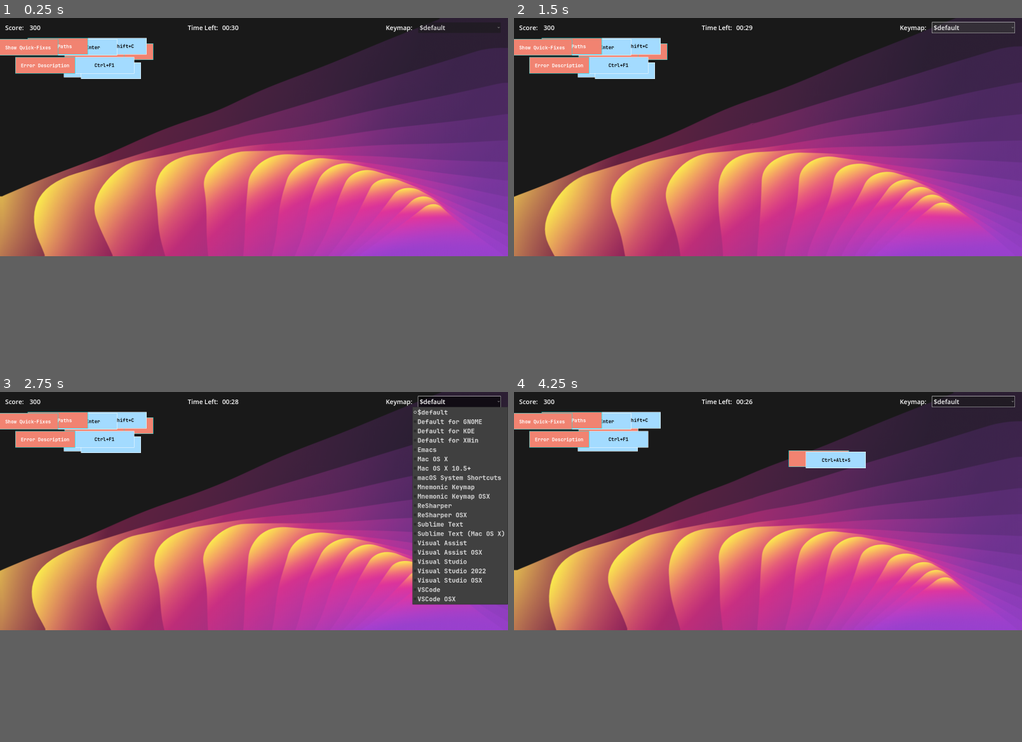
Above: before the commit, frames 1-4 (two rows, left to right).
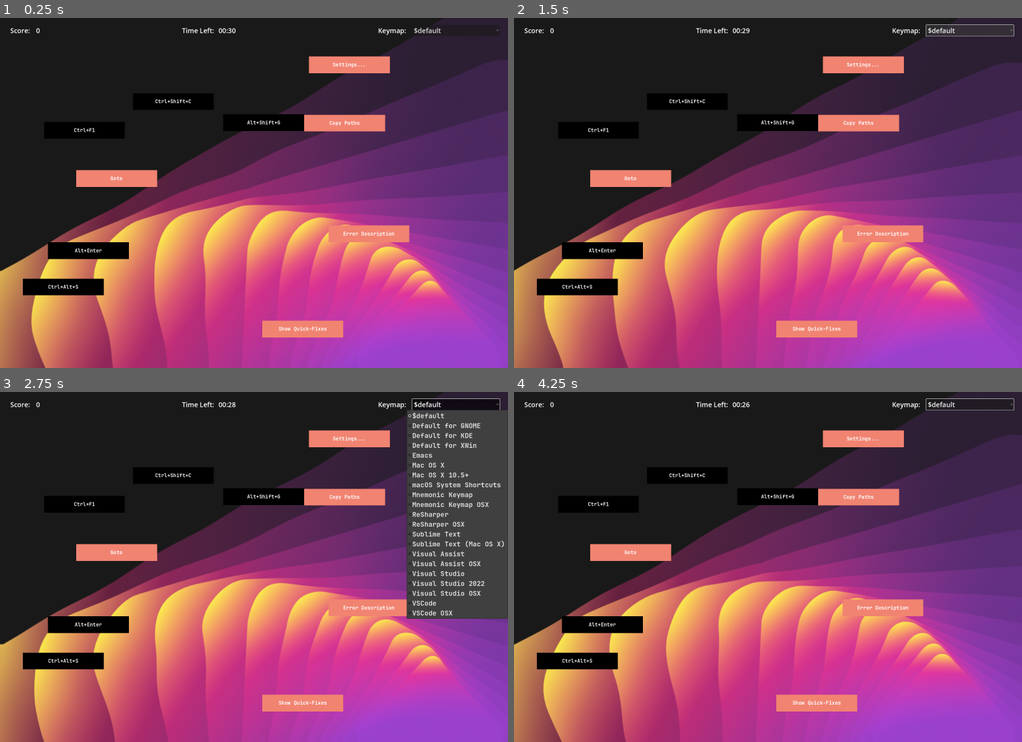
Above: after the commit, the same moments.

Repository: khalidabuhakmeh/godot-drag-drop-quiz
Game: Godot game, scene res://scenes/main.tscn
Same seed, same stepped clock (60 frames per second), same inputs: the game is played once before the commit and once after it.
Inputs (mouse positions are in pixels of both pictures, inside the frame that each line leads up to):
- Up to frame 1 (0.25 s): no input
- Up to frame 2 (1.5 s): click "$default" at 0.5 s; click "$default" at 1.25 s
- Up to frame 3 (2.75 s): click "$default" at 2 s
- Up to frame 4 (4.25 s): drag from (635, 427) to (818, 458) at 2.77 s; drag from (605, 444) to (818, 458) at 3.52 s
The window is 800x375 before the commit and 800x551 after it. Grey fills any space a smaller window leaves; there, only what the larger window draws over its background counts as a difference.

The runs differ from the first frame. In frame 1, 70% of the frame differs, in the area x 0-100%, y 0-100%; in frame 2, 70%; in frame 3, 68%; in frame 4, 74%.

Commit message:
Add Web Export Configuration

Diff:
--- a/project.godot
+++ b/project.godot
@@ -20,10 +20,11 @@
 
 [display]
 
-window/size/viewport_width=2560
-window/size/viewport_height=1200
+window/size/viewport_width=2420
+window/size/viewport_height=1668
 window/size/resizable=false
-window/stretch/mode="canvas_items"
+window/stretch/mode="viewport"
+window/stretch/aspect="keep_width"
 window/stretch/scale_mode="integer"
 
 [dotnet]
--- a/scenes/main.tscn
+++ b/scenes/main.tscn
@@ -22,119 +22,123 @@
 script = ExtResource("1_ihc1s")
 round_time = 31
 
-[node name="TextureRect" type="TextureRect" parent="."]
+[node name="CanvasLayer" type="CanvasLayer" parent="."]
+
+[node name="TextureRect" type="TextureRect" parent="CanvasLayer"]
 offset_left = -50.0
 offset_top = -34.0
-offset_right = 2589.0
-offset_bottom = 1257.0
+offset_right = 2443.0
+offset_bottom = 1682.0
 texture = ExtResource("2_vxtkt")
 
-[node name="ColorRect" type="ColorRect" parent="."]
+[node name="ColorRect" type="ColorRect" parent="CanvasLayer"]
 material = SubResource("ShaderMaterial_61kt0")
-offset_left = -340.0
-offset_top = -310.0
-offset_right = 2742.0
-offset_bottom = 1381.0
+offset_left = -78.0
+offset_top = -54.0
+offset_right = 2440.0
+offset_bottom = 1687.0
 
-[node name="MarginContainer" type="MarginContainer" parent="."]
+[node name="MarginContainer" type="MarginContainer" parent="CanvasLayer"]
 anchors_preset = 10
 anchor_right = 1.0
-offset_left = 26.0
-offset_top = 22.0
-offset_right = 2524.0
-offset_bottom = 67.0
+offset_left = 49.0
+offset_top = 33.0
+offset_right = -39.0
+offset_bottom = 100.0
 grow_horizontal = 2
 metadata/_edit_group_ = true
 
-[node name="HFlowContainer" type="HFlowContainer" parent="MarginContainer"]
+[node name="HFlowContainer" type="HFlowContainer" parent="CanvasLayer/MarginContainer"]
 layout_mode = 2
+alignment = 1
 
-[node name="ScoreContainer" type="HBoxContainer" parent="MarginContainer/HFlowContainer"]
+[node name="ScoreContainer" type="HBoxContainer" parent="CanvasLayer/MarginContainer/HFlowContainer"]
 layout_mode = 2
 size_flags_horizontal = 3
 
-[node name="Label" type="Label" parent="MarginContainer/HFlowContainer/ScoreContainer"]
+[node name="Label" type="Label" parent="CanvasLayer/MarginContainer/HFlowContainer/ScoreContainer"]
 layout_mode = 2
 theme_override_font_sizes/font_size = 32
 text = "Score:   "
 metadata/_edit_use_anchors_ = true
 
-[node name="Value" type="Label" parent="MarginContainer/HFlowContainer/ScoreContainer"]
+[node name="Value" type="Label" parent="CanvasLayer/MarginContainer/HFlowContainer/ScoreContainer"]
 layout_mode = 2
 theme_override_font_sizes/font_size = 32
 metadata/_edit_use_anchors_ = true
 
-[node name="CountdownContainer" type="HBoxContainer" parent="MarginContainer/HFlowContainer"]
+[node name="CountdownContainer" type="HBoxContainer" parent="CanvasLayer/MarginContainer/HFlowContainer"]
 layout_mode = 2
 size_flags_horizontal = 3
 alignment = 1
 
-[node name="Label" type="Label" parent="MarginContainer/HFlowContainer/CountdownContainer"]
+[node name="Label" type="Label" parent="CanvasLayer/MarginContainer/HFlowContainer/CountdownContainer"]
 layout_mode = 2
 theme_override_font_sizes/font_size = 32
 text = "Time Left:  "
 metadata/_edit_use_anchors_ = true
 
-[node name="Value" type="Label" parent="MarginContainer/HFlowContainer/CountdownContainer"]
+[node name="Value" type="Label" parent="CanvasLayer/MarginContainer/HFlowContainer/CountdownContainer"]
 layout_mode = 2
 theme_override_font_sizes/font_size = 32
 metadata/_edit_use_anchors_ = true
 
-[node name="KeymapContainer" type="HBoxContainer" parent="MarginContainer/HFlowContainer"]
+[node name="KeymapContainer" type="HBoxContainer" parent="CanvasLayer/MarginContainer/HFlowContainer"]
 layout_mode = 2
-size_flags_horizontal = 10
+size_flags_horizontal = 3
+alignment = 2
 
-[node name="Label" type="Label" parent="MarginContainer/HFlowContainer/KeymapContainer"]
+[node name="Label" type="Label" parent="CanvasLayer/MarginContainer/HFlowContainer/KeymapContainer"]
 layout_mode = 2
 theme_override_font_sizes/font_size = 32
 text = "Keymap:   "
 metadata/_edit_use_anchors_ = true
 
-[node name="OptionButton" type="OptionButton" parent="MarginContainer/HFlowContainer/KeymapContainer"]
+[node name="OptionButton" type="OptionButton" parent="CanvasLayer/MarginContainer/HFlowContainer/KeymapContainer"]
 layout_mode = 2
 theme = SubResource("Theme_57xqa")
 allow_reselect = true
 
-[node name="EndScreen" type="Control" parent="."]
+[node name="EndScreen" type="Control" parent="CanvasLayer"]
 top_level = true
 layout_mode = 3
 anchors_preset = 0
-offset_right = 2563.0
-offset_bottom = 1210.0
+offset_right = 2760.0
+offset_bottom = 2067.0
 script = ExtResource("4_hcn2u")
 
-[node name="ColorRect2" type="ColorRect" parent="EndScreen"]
+[node name="ColorRect2" type="ColorRect" parent="CanvasLayer/EndScreen"]
 layout_mode = 1
 anchors_preset = 8
 anchor_left = 0.5
 anchor_top = 0.5
 anchor_right = 0.5
 anchor_bottom = 0.5
-offset_left = -1281.5
-offset_top = -600.0
-offset_right = 1281.5
-offset_bottom = 600.0
+offset_left = -1395.0
+offset_top = -1031.5
+offset_right = 1064.0
+offset_bottom = 648.5
 grow_horizontal = 2
 grow_vertical = 2
 size_flags_vertical = 3
 color = Color(0.0509804, 0.0196078, 0.0352941, 0.6)
 
-[node name="VBoxContainer" type="VBoxContainer" parent="EndScreen"]
+[node name="VBoxContainer" type="VBoxContainer" parent="CanvasLayer/EndScreen"]
 layout_mode = 1
 anchors_preset = 8
 anchor_left = 0.5
 anchor_top = 0.5
 anchor_right = 0.5
 anchor_bottom = 0.5
-offset_left = -1276.5
-offset_top = -598.0
-offset_right = 1276.5
-offset_bottom = 598.0
+offset_left = -1376.0
+offset_top = -1026.5
+offset_right = 1039.0
+offset_bottom = 615.5
 grow_horizontal = 2
 grow_vertical = 2
 alignment = 1
 
-[node name="RichTextLabel" type="RichTextLabel" parent="EndScreen/VBoxContainer"]
+[node name="RichTextLabel" type="RichTextLabel" parent="CanvasLayer/EndScreen/VBoxContainer"]
 layout_mode = 2
 size_flags_vertical = 3
 size_flags_stretch_ratio = 0.0
@@ -143,11 +147,14 @@
 text = "[center]You Scored "
 fit_content = true
 
-[node name="Button" type="Button" parent="EndScreen/VBoxContainer"]
+[node name="Button" type="Button" parent="CanvasLayer/EndScreen/VBoxContainer"]
 layout_mode = 2
 size_flags_horizontal = 4
 theme_override_font_sizes/font_size = 100
 text = "PLAY AGAIN"
 
-[connection signal="item_selected" from="MarginContainer/HFlowContainer/KeymapContainer/OptionButton" to="." method="_on_option_button_item_selected"]
-[connection signal="pressed" from="EndScreen/VBoxContainer/Button" to="." method="_on_button_pressed"]
+[node name="Camera2D" type="Camera2D" parent="."]
+anchor_mode = 0
+
+[connection signal="item_selected" from="CanvasLayer/MarginContainer/HFlowContainer/KeymapContainer/OptionButton" to="." method="_on_option_button_item_selected"]
+[connection signal="pressed" from="CanvasLayer/EndScreen/VBoxContainer/Button" to="." method="_on_button_pressed"]
--- a/scenes/pair.tscn
+++ b/scenes/pair.tscn
@@ -1,53 +1,54 @@
-[gd_scene load_steps=10 format=3 uid="uid://dyji0wp26trq4"]
+[gd_scene load_steps=7 format=3 uid="uid://dyji0wp26trq4"]
 
 [ext_resource type="Script" path="res://scripts/pair.gd" id="1_0ufr2"]
 [ext_resource type="Script" path="res://scripts/Draggable.gd" id="2_chwrr"]
-[ext_resource type="Shader" path="res://shaders/outline.gdshader" id="3_eq15x"]
 [ext_resource type="Script" path="res://scripts/Key.gd" id="5_mn4ut"]
 [ext_resource type="FontFile" uid="uid://csfpfu7djrwlf" path="res://JetBrainsMono-Bold.ttf" id="5_wxwbq"]
 
-[sub_resource type="ShaderMaterial" id="ShaderMaterial_6mp0d"]
-shader = ExtResource("3_eq15x")
-shader_parameter/line_colour = Color(0, 0.917647, 0.917647, 1)
-shader_parameter/line_thickness = 1
-
 [sub_resource type="RectangleShape2D" id="RectangleShape2D_b7g8k"]
-size = Vector2(300, 81)
-
-[sub_resource type="ShaderMaterial" id="ShaderMaterial_giu4j"]
-shader = ExtResource("3_eq15x")
-shader_parameter/line_colour = Color(1, 1, 1, 1)
-shader_parameter/line_thickness = 1
+size = Vector2(385, 80)
 
 [sub_resource type="RectangleShape2D" id="RectangleShape2D_5pi3t"]
-size = Vector2(300, 80)
+size = Vector2(385, 80)
 
 [node name="Pair" type="Node2D"]
 visibility_layer = 2
 script = ExtResource("1_0ufr2")
 
 [node name="Shortcut" type="Area2D" parent="."]
-position = Vector2(110, 114)
 script = ExtResource("2_chwrr")
 
-[node name="Panel" type="CanvasGroup" parent="Shortcut"]
-material = SubResource("ShaderMaterial_6mp0d")
+[node name="Panel" type="Node2D" parent="Shortcut"]
 
 [node name="ColorRect" type="ColorRect" parent="Shortcut/Panel"]
-offset_left = -21.0
-offset_top = -18.0
-offset_right = 279.0
-offset_bottom = 62.0
+anchors_preset = 8
+anchor_left = 0.5
+anchor_top = 0.5
+anchor_right = 0.5
+anchor_bottom = 0.5
+offset_left = -192.5
+offset_top = -40.0
+offset_right = 192.5
+offset_bottom = 40.0
+grow_horizontal = 2
+grow_vertical = 2
 mouse_filter = 1
 mouse_default_cursor_shape = 2
 color = Color(0.945098, 0.513726, 0.443137, 1)
 
 [node name="VBoxContainer" type="VBoxContainer" parent="Shortcut/Panel"]
 clip_contents = true
-offset_left = -12.0
-offset_top = -1.0
-offset_right = 269.0
-offset_bottom = 49.0
+anchors_preset = 8
+anchor_left = 0.5
+anchor_top = 0.5
+anchor_right = 0.5
+anchor_bottom = 0.5
+offset_left = -181.5
+offset_top = -25.0
+offset_right = 181.5
+offset_bottom = 25.0
+grow_horizontal = 2
+grow_vertical = 2
 mouse_default_cursor_shape = 2
 alignment = 1
 
@@ -58,56 +59,69 @@
 theme_override_colors/font_color = Color(1, 1, 1, 1)
 theme_override_fonts/font = ExtResource("5_wxwbq")
 theme_override_font_sizes/font_size = 24
-text = "Shift + Shift"
+text = "SHORTCUT"
 horizontal_alignment = 1
 vertical_alignment = 1
 text_overrun_behavior = 3
 
 [node name="CollisionShape2D" type="CollisionShape2D" parent="Shortcut"]
-visible = false
-position = Vector2(129, 21.5)
 shape = SubResource("RectangleShape2D_b7g8k")
 
 [node name="Key" type="Area2D" parent="."]
-position = Vector2(513, 103)
 disable_mode = 2
 script = ExtResource("5_mn4ut")
 
-[node name="Panel" type="CanvasGroup" parent="Key"]
-material = SubResource("ShaderMaterial_giu4j")
+[node name="Panel" type="Node2D" parent="Key"]
 
 [node name="ColorRect" type="ColorRect" parent="Key/Panel"]
-offset_left = -24.0
-offset_top = -18.0
-offset_right = 276.0
-offset_bottom = 62.0
+anchors_preset = 8
+anchor_left = 0.5
+anchor_top = 0.5
+anchor_right = 0.5
+anchor_bottom = 0.5
+offset_left = -192.5
+offset_top = -40.0
+offset_right = 192.5
+offset_bottom = 40.0
+grow_horizontal = 2
+grow_vertical = 2
+size_flags_horizontal = 4
+size_flags_vertical = 4
 mouse_filter = 1
 mouse_default_cursor_shape = 2
-color = Color(0.639216, 0.858824, 1, 1)
+color = Color(0, 0, 0, 1)
 
 [node name="VBoxContainer" type="VBoxContainer" parent="Key/Panel"]
 clip_contents = true
-offset_left = -12.0
-offset_top = -2.0
-offset_right = 267.0
-offset_bottom = 48.0
+anchors_preset = 8
+anchor_left = 0.5
+anchor_top = 0.5
+anchor_right = 0.5
+anchor_bottom = 0.5
+offset_left = -181.5
+offset_top = -25.0
+offset_right = 181.5
+offset_bottom = 25.0
+grow_horizontal = 2
+grow_vertical = 2
+size_flags_horizontal = 4
+size_flags_vertical = 4
 mouse_default_cursor_shape = 2
 alignment = 1
 
 [node name="Label" type="Label" parent="Key/Panel/VBoxContainer"]
 layout_mode = 2
+size_flags_vertical = 3
 mouse_filter = 1
-theme_override_colors/font_color = Color(0, 0, 0, 1)
+theme_override_colors/font_color = Color(0.941176, 0.941176, 0.941176, 1)
 theme_override_fonts/font = ExtResource("5_wxwbq")
 theme_override_font_sizes/font_size = 24
-text = "Shift + Shift"
+text = "KEY COMBO"
 horizontal_alignment = 1
 vertical_alignment = 1
 text_overrun_behavior = 3
 
 [node name="CollisionShape2D" type="CollisionShape2D" parent="Key"]
-visible = false
-position = Vector2(126, 22)
 shape = SubResource("RectangleShape2D_5pi3t")
 
 [connection signal="input_event" from="Shortcut" to="Shortcut" method="_on_input_event"]
--- a/scripts/StateManager.gd
+++ b/scripts/StateManager.gd
@@ -51,7 +51,7 @@
 
 func process_keymaps() -> void:
 	var parser = XMLParser.new()
-	parser.open("keymap.xml")
+	parser.open("res://keymap.xml")
 	var current_action: Action
 	while parser.read() != ERR_FILE_EOF:
 		var node_type = parser.get_node_type()
--- a/scripts/main.gd
+++ b/scripts/main.gd
@@ -1,6 +1,10 @@
 extends Node2D
 
-@onready var options: OptionButton = $MarginContainer/HFlowContainer/KeymapContainer/OptionButton
+@onready var options: OptionButton = $CanvasLayer/MarginContainer/HFlowContainer/KeymapContainer/OptionButton
+@onready var score_label: Label = $CanvasLayer/MarginContainer/HFlowContainer/ScoreContainer/Value
+@onready var countdown_label: Label = $CanvasLayer/MarginContainer/HFlowContainer/CountdownContainer/Value
+@onready var end_screen = $CanvasLayer/EndScreen
+@onready var play_field = $CanvasLayer
 
 @export_range(1, 10) var total_pairs := 5:
 	get:
@@ -33,13 +37,13 @@
 	pass # Replace with function body.
 
 func update_score(score: int) -> void:
-	$MarginContainer/HFlowContainer/ScoreContainer/Value.text = str(score)
+	score_label.text = str(score)
 
 func update_timer(time: String) -> void:
-	$MarginContainer/HFlowContainer/CountdownContainer/Value.text = time
+	countdown_label.text = time
 
 func randomize_shortcuts() -> void:
-	var window_size = get_viewport().size
+	var window_size = $Camera2D.get_viewport_rect().size
 	var pieces = get_tree().get_nodes_in_group("pieces")
 
 	# clear the current pieces
@@ -51,13 +55,13 @@
 		instance.shortcut_combo = StateManager.get_random_action()
 		instance.set_random_position(window_size)
 		instance.add_to_group("pieces")
-		add_child(instance)
+		play_field.add_child(instance)
 
 func _on_option_button_item_selected(index: int) -> void:
 	StateManager.current_layout = StateManager.layouts[index]
 	StateManager.reset()
 	randomize_shortcuts()
-	$EndScreen.visible = false
+	end_screen.visible = false
 
 func _on_button_pressed() -> void:
 	_on_option_button_item_selected(options.selected)
Not shown, added: export_presets.cfg
Not shown, changed: .gitignore
